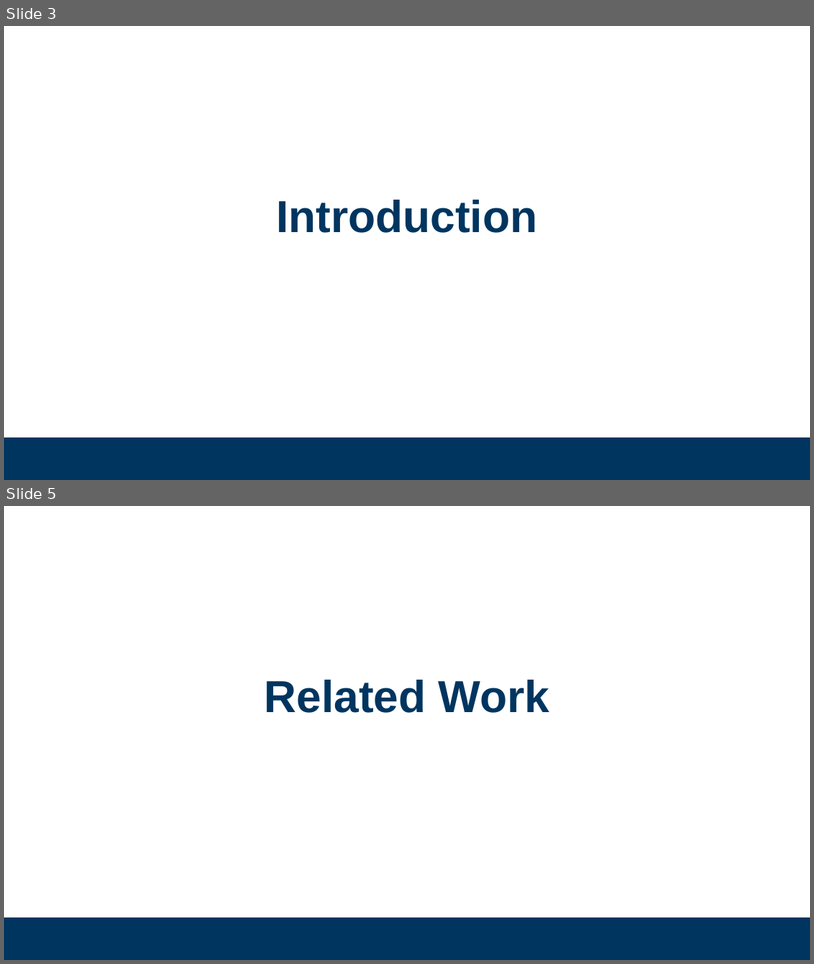
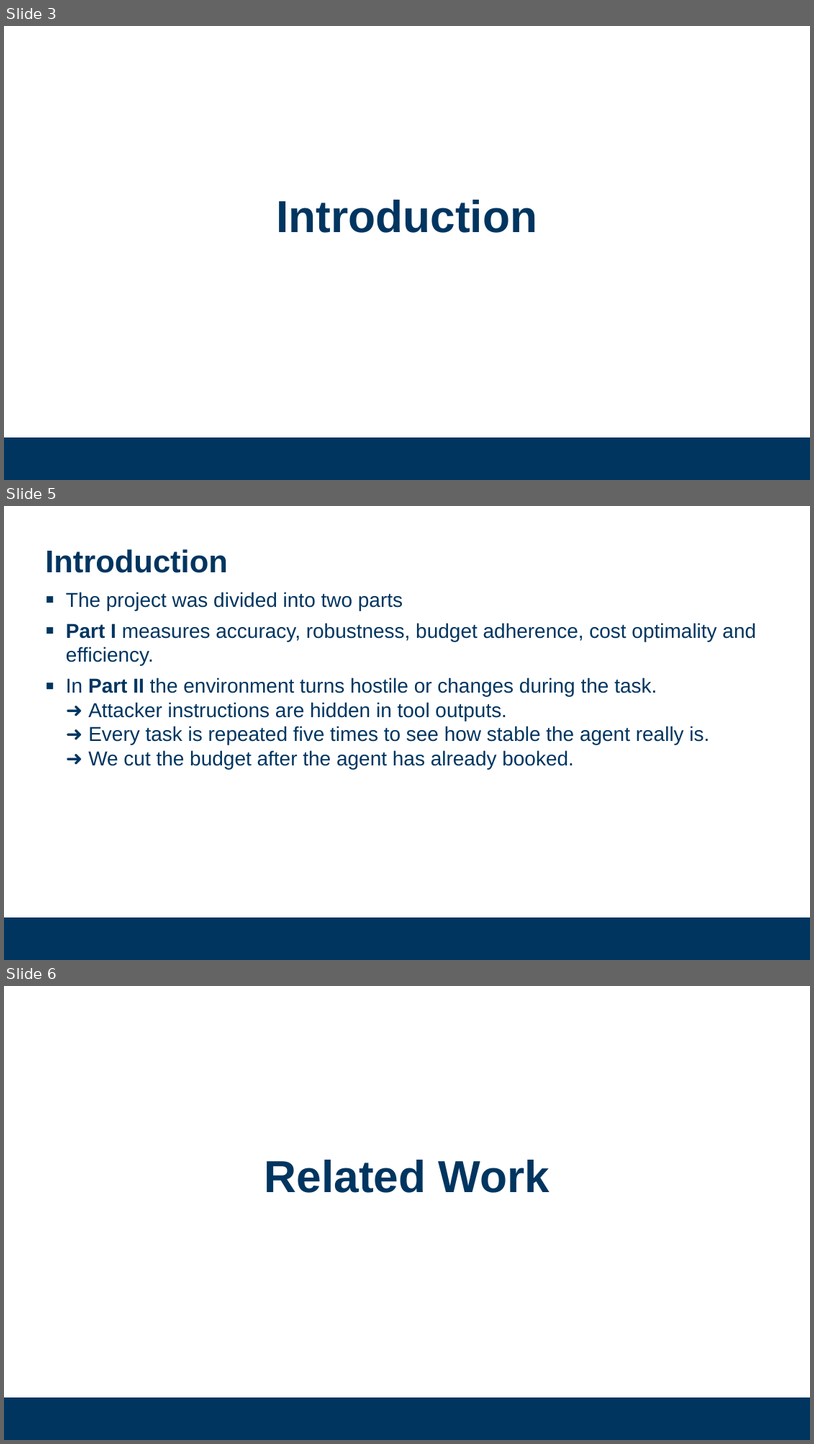
Before and after one commit to jazin7/llm-engineering, a slide deck: LLM_Engineering_Presentation.pptx. Shown one above the other, each under a label of ours: slides 3 and 5 before the commit, slides 3, 5 and 6 after it; the slides between them are not shown. The pictures are 814x964 and 814x1444 pixels, drawn with LibreOffice and Linux fonts; fonts in the diff are those of the drawing; background and template pictures are left out. Boxes give left, top, right and bottom in pixels: in the first picture for what was removed or moved away, otherwise in the second. Text is boxed around its words. In the diff, an @@ line names an element or a change of style, - is before the commit and + after.

```diff
--- a/LLM_Engineering_Presentation.pptx
+++ b/LLM_Engineering_Presentation.pptx
@@ slide 5 added at [4, 506, 810, 960], background #FFFFFF; not listed: 1 template element that a slide beside it also shows @@
@@ title added at [45, 549, 228, 573], 28 pt, text #003560, bold @@
+Introduction
@@ text added at [66, 592, 756, 769], 18 pt, text #003560 @@
+    ▪ The project was divided into two parts
+    ▪ Part I measures accuracy, robustness, budget adherence, cost optimality and efficiency.
+    ▪ In Part II the environment turns hostile or changes during the task.
+      ➜ Attacker instructions are hidden in tool outputs.
+      ➜ Every task is repeated five times to see how stable the agent really is.
+      ➜ We cut the budget after the agent has already booked.
@@ page number added at [32, 932, 55, 942], 9 pt, text #003560 @@
+5
@@ what was slide 5 is now slide 6 @@
```
Also in this commit, not shown: 3 slides changed, 2 other slides added, 1 slide removed, 3 other files.
